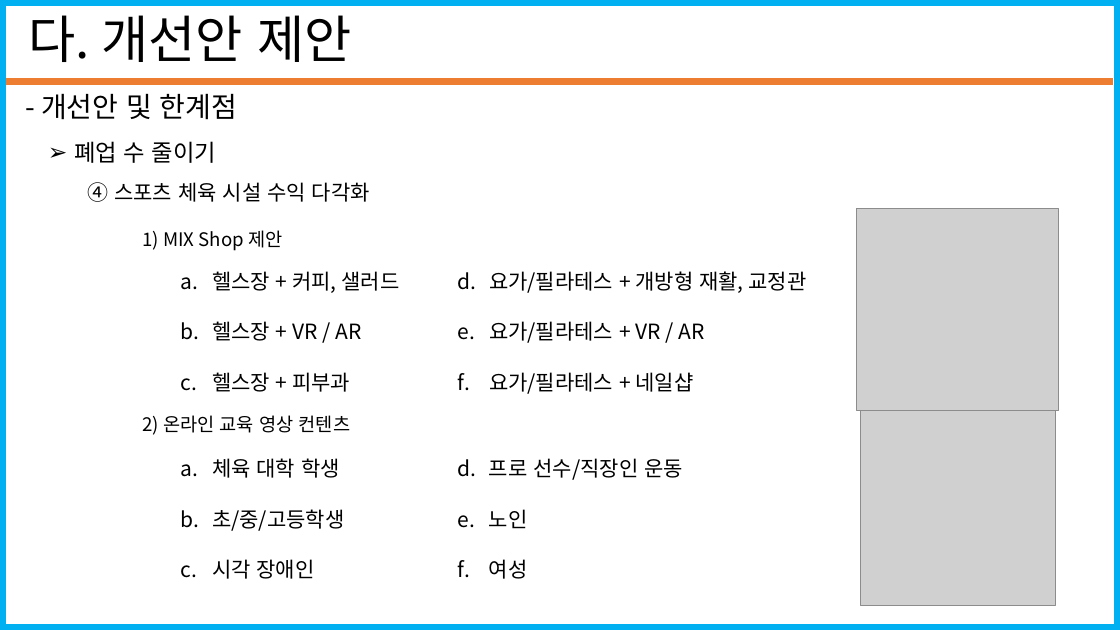
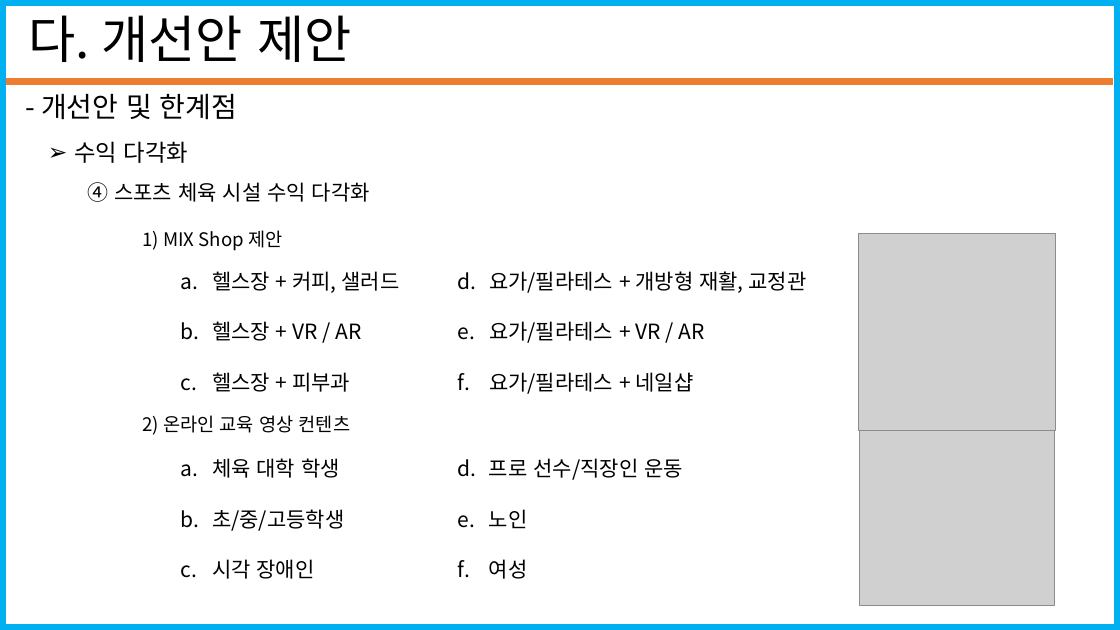
Before and after one commit to seungjae1162/SportsData, a slide deck: slide 21 of standard_in_2020-12-31/코로나19에따른 스포츠시설 폐업 수(20201228_20210103).pptx (slide 17 before the commit). Drawn at 1120x630 pixels with LibreOffice and Linux fonts; fonts in the diff are those of the drawing; grey boxes stand for pictures. Boxes give left, top, right and bottom in pixels: in the first picture for what was removed or moved away, otherwise in the second. Text is boxed around its words. In the diff, an @@ line names an element or a change of style, - is before the commit and + after.

```diff
--- a/standard_in_2020-12-31/코로나19에따른 스포츠시설 폐업 수(20201228_20210103).pptx
+++ b/standard_in_2020-12-31/코로나19에따른 스포츠시설 폐업 수(20201228_20210103).pptx
@@ text at <box>74,141,188,163</box>: text changed @@
-➢ 폐업 수 줄이기
+➢ 수익 다각화
@@ picture: place and size @@
-picture at <box>857,208,1060,411</box>
+picture at <box>859,234,1056,431</box>
```
Also in this commit, not shown: 7 other slides changed, 6 slides added.
